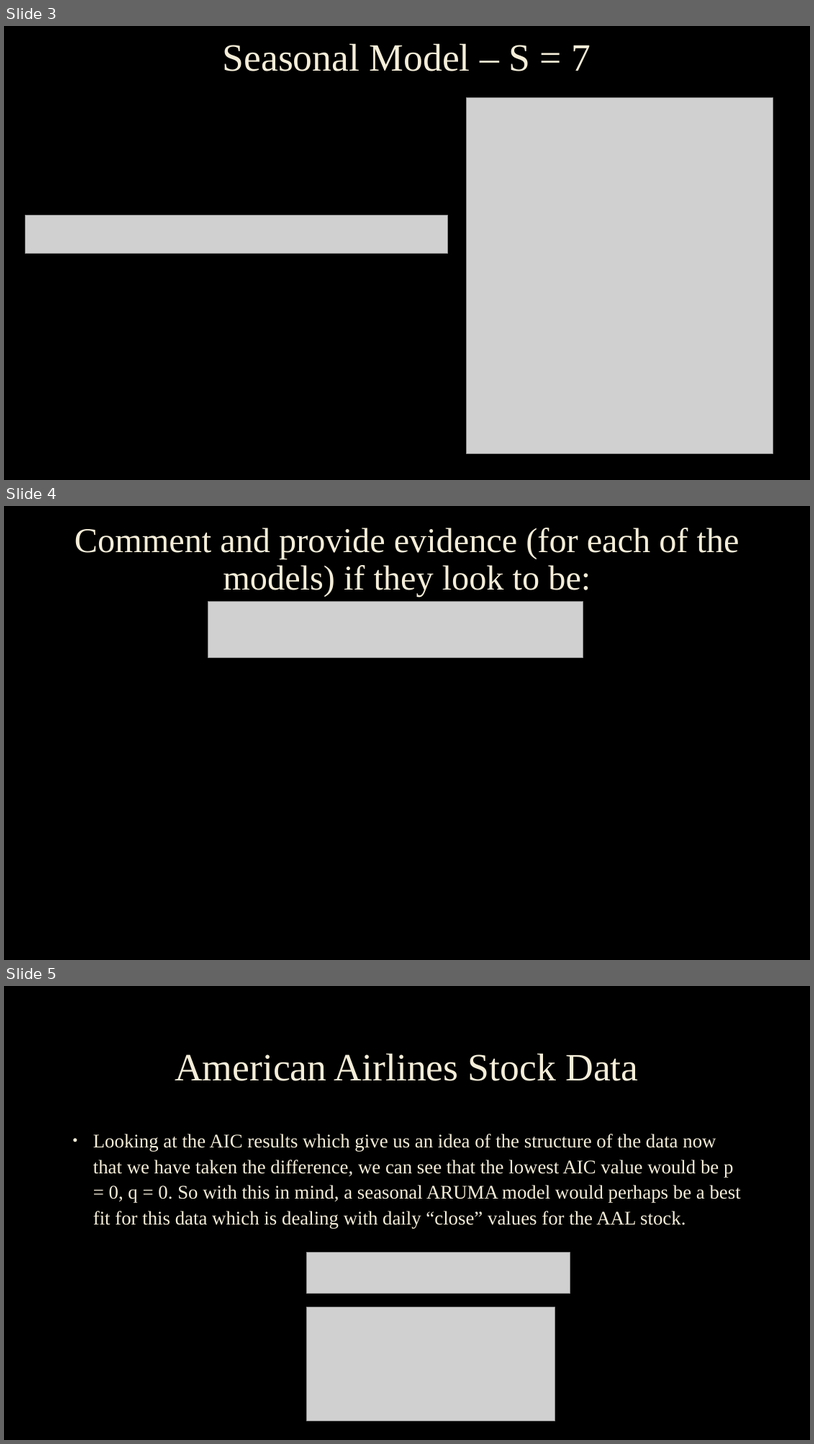
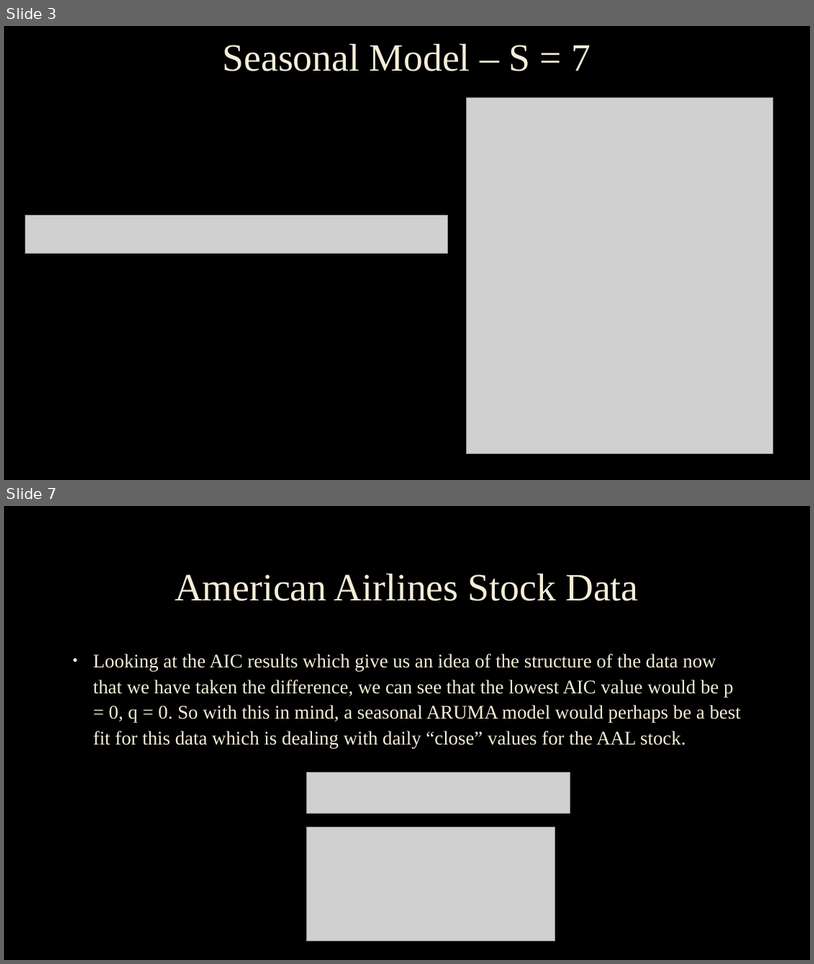
Before and after one commit to scottfrazier97/personalProjects, a slide deck: python_SMU/CALI FILES/TS/Scott_Frazier_FLS6.pptx. Shown one above the other, each under a label of ours: slides 3, 4 and 5 before the commit, slides 3 and 7 after it; the slides between them are not shown. The pictures are 814x1444 and 814x964 pixels, drawn with LibreOffice and Linux fonts; fonts in the diff are those of the drawing; grey boxes stand for pictures; background and template pictures are left out. Boxes give left, top, right and bottom in pixels: in the first picture for what was removed or moved away, otherwise in the second. Text is boxed around its words. In the diff, an @@ line names an element or a change of style, - is before the commit and + after.

```diff
--- a/python_SMU/CALI FILES/TS/Scott_Frazier_FLS6.pptx
+++ b/python_SMU/CALI FILES/TS/Scott_Frazier_FLS6.pptx
@@ slide 4 removed at (4, 506, 810, 960), background picture (left out) @@
@@ title removed at (75, 528, 740, 597) @@
-Comment and provide evidence (for each of the models) if they look to be:
@@ picture removed at (208, 602, 584, 658) @@
@@ what was slide 5 is now slide 7 @@
```
Also in this commit, not shown: 1 slide changed, 4 slides added, 1 other slide removed, 10 other files.
